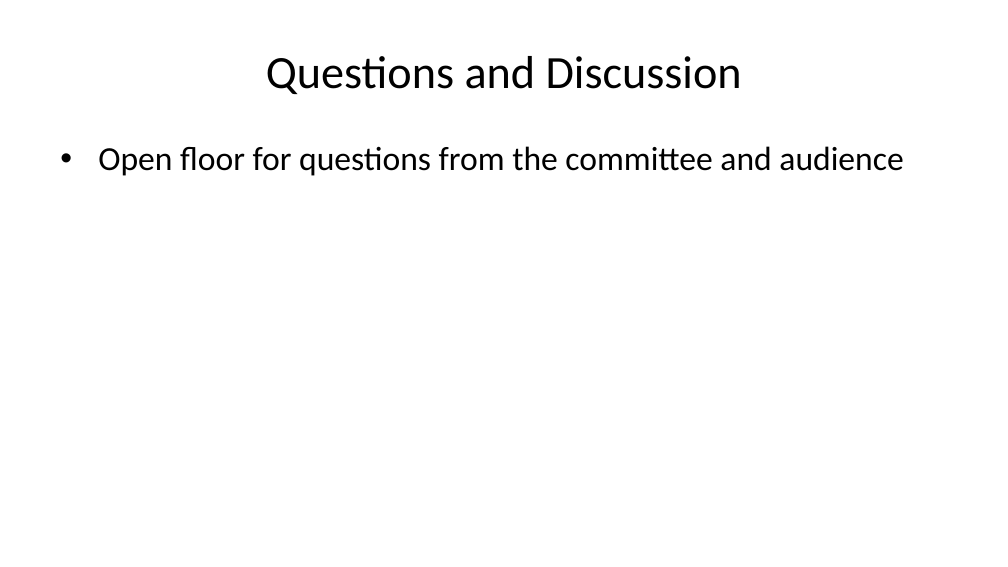
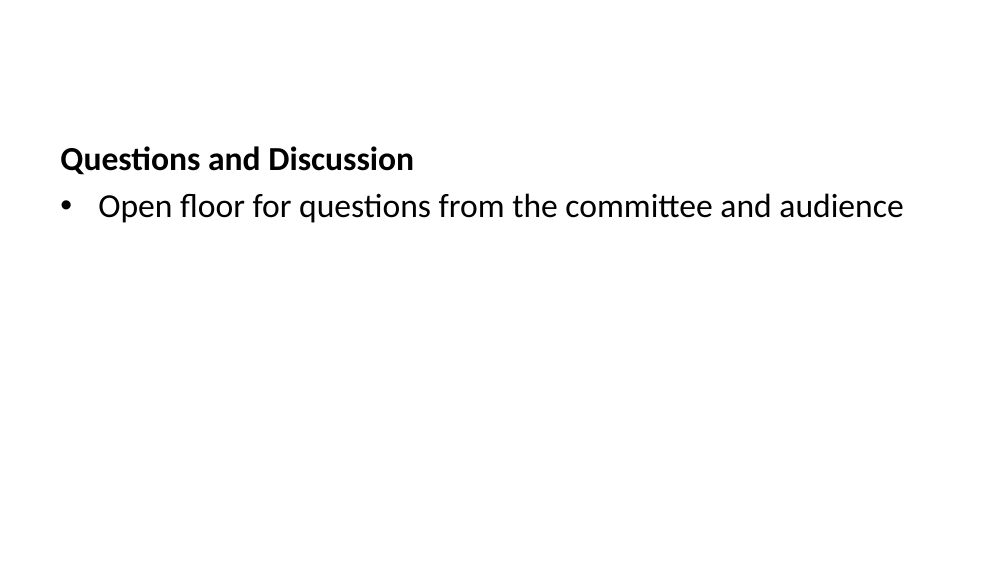
Before and after one commit to tegorman13/Dissertation, a slide deck: slide 21 of docs/Presentation/slides.pptx (slide 19 before the commit). Drawn at 1008x567 pixels with LibreOffice and Linux fonts; fonts in the diff are those of the drawing. Boxes give left, top, right and bottom in pixels: in the first picture for what was removed or moved away, otherwise in the second. Text is boxed around its words. In the diff, an @@ line names an element or a change of style, - is before the commit and + after.

```diff
--- a/docs/Presentation/slides.pptx
+++ b/docs/Presentation/slides.pptx
@@ title removed at (266,56,742,94) @@
-Questions and Discussion
@@ text at (60,146,414,175): paragraph added @@
+Questions and Discussion
```
Also in this commit, not shown: 12 other slides changed, 2 slides added, 7 other files.
